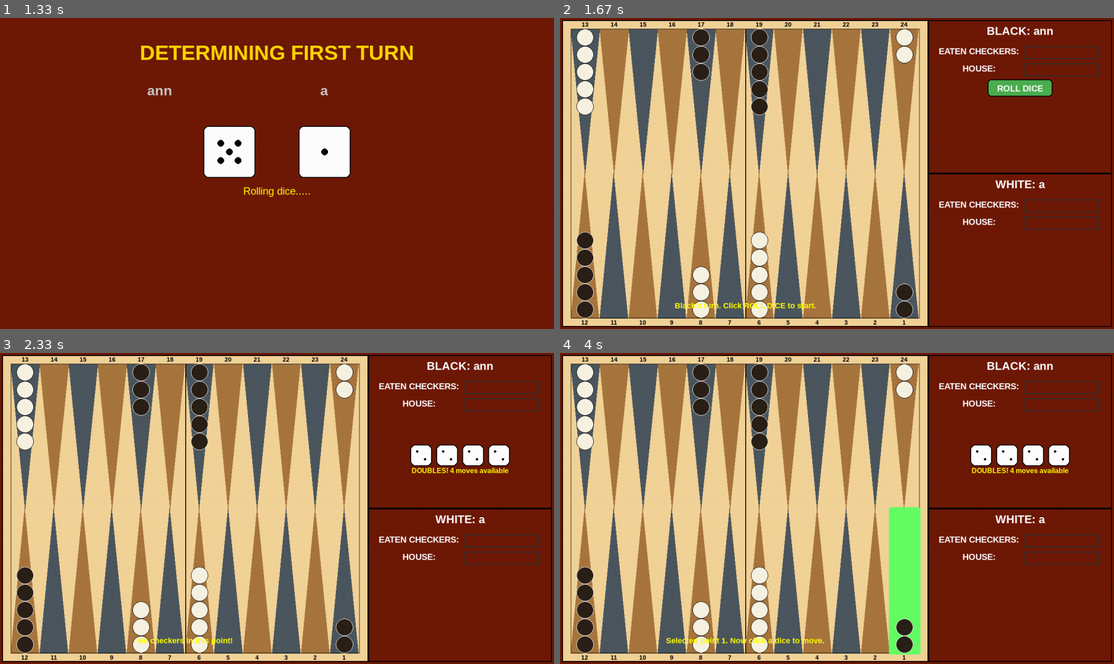
Above: before the commit, frames 1-4 (two rows, left to right).
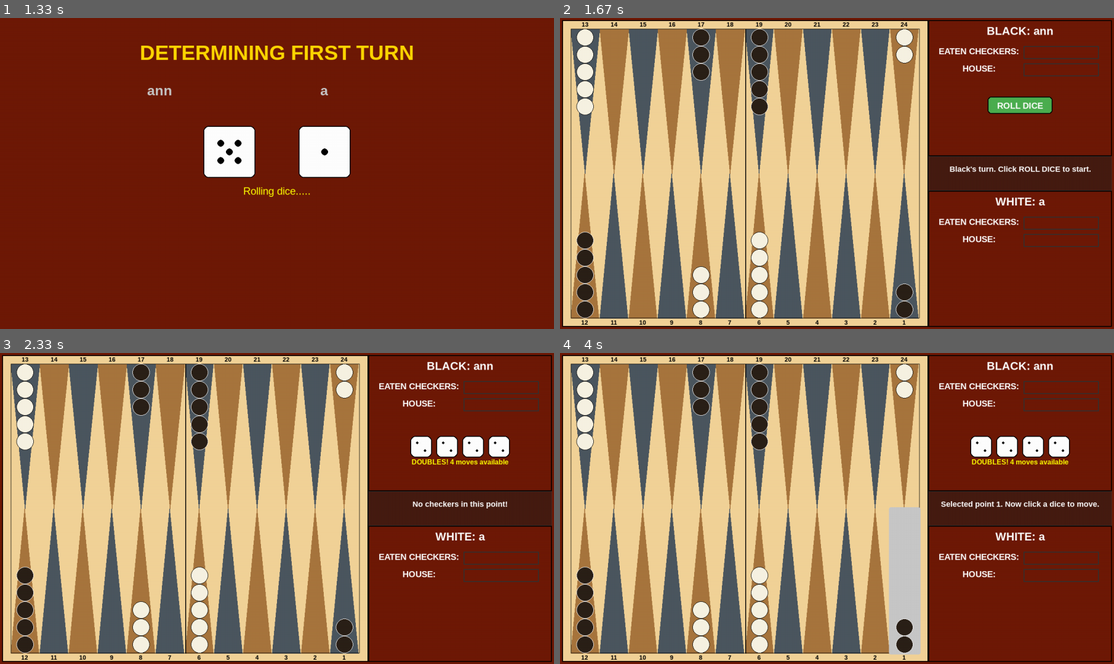
Above: after the commit, the same moments.

Repository: um-computacion/computacion-2025-backgammon-josefinaPorolli
Game: pygame game, started from pygame_ui/game_interface.py
The game is run twice, just before and just after one commit, with the same random seed, the same clock (stepped at 60 frames per second) and the same inputs.
Inputs (mouse positions are in pixels of both pictures, inside the frame that each line leads up to):
- Up to frame 1 (1.33 s): type "ann" at 0.33 s; tap Enter at 0.67, 1.02 s; type "a" at 0.88 s
- Up to frame 2 (1.67 s): click (665, 126) at 1.48 s
- Up to frame 3 (2.33 s): click "ROLL DICE" at 1.82 s; click (288, 402) at 2.15 s
- Up to frame 4 (4 s): click (698, 436) at 2.48 s; click (820, 455) at 2.82 s; click (759, 443) at 3.15 s; click (626, 440) at 3.48 s; click (903, 580) at 3.82 s

Frame 1 is identical in both runs. In frame 2, 6.2% of the frame differs, in the area x 20-100%, y 19-94%; in frame 3, 6.1%; in frame 4, 8.7%, in the area x 19-100%, y 26-98%.

Commit message:
Pygame: finished game

Diff:
--- a/pygame_ui/game_interface.py
+++ b/pygame_ui/game_interface.py
@@ -47,6 +47,9 @@
 message_color = INFO_COLOR  # Color of the current message
 has_valid_moves = True  # Flag to check if there are valid moves
 skip_turn_button = None  # Button to skip turn when no moves available
+used_dice_values = []  # Track which dice values have been used
+black_player_name = ""  # Store black player's name
+white_player_name = ""  # Store white player's name
 
 class Button:
     def __init__(self, x, y, width, height, text, color=BUTTON_COLOR, hover_color=BUTTON_HOVER_COLOR):
@@ -171,17 +174,19 @@
 
     return black_name, white_name
 
-def draw_dice(screen, rect, value, is_selected=False):
-    """Draws the dice with optional selection highlight"""
+def draw_dice(screen, rect, value, is_selected=False, is_used=False):
+    """Draws the dice with optional selection highlight and used state"""
     # Background with selection highlight
     if is_selected:
         pygame.draw.rect(screen, (255, 255, 100), rect.inflate(8, 8), border_radius=14)
 
-    pygame.draw.rect(screen, WHITE, rect, border_radius=12)
+    # Use gray background for used dice
+    background_color = (180, 180, 180) if is_used else WHITE
+    pygame.draw.rect(screen, background_color, rect, border_radius=12)
     pygame.draw.rect(screen, BLACK, rect, 2, border_radius=12)
 
     dot_radius = rect.width // 15
-    dot_color = BLACK
+    dot_color = (100, 100, 100) if is_used else BLACK  # Lighter dots for used dice
 
     # Realtive positions
     center_x, center_y = rect.center
@@ -373,9 +378,34 @@
             "direction": "up"
         }
 
-    # Add special areas
-    point_mapping["BEaten"] = {"rect": pygame.Rect(0, 0, 100, 50), "direction": "none"}
-    point_mapping["WEaten"] = {"rect": pygame.Rect(0, 0, 100, 50), "direction": "none"}
+    # Add beaten areas from player controls
+    # Black player control area (top)
+    black_control_left = MARGIN + (WIDTH - 2*MARGIN) * 2 // 3  # Inicio del panel de control
+    point_mapping["BEaten"] = {
+        "rect": pygame.Rect(
+            black_control_left + 220,  # Posición X absoluta
+            MARGIN + 60,  # Posición Y absoluta para el panel negro (black_player_control.top + 60)
+            (WIDTH - 2*MARGIN) // 3 - 250,  # Ancho
+            30  # Alto
+        ),
+        "direction": "none"
+    }
+
+    # Compute same layout values used in draw_general_interface so coordinates match
+    message_area_height = 80
+    HEIGHT_player_control = (HEIGHT - 2*MARGIN - message_area_height) // 2
+
+    # White player control area (bottom) - align with draw_general_interface
+    white_control_top = MARGIN + HEIGHT_player_control + message_area_height
+    point_mapping["WEaten"] = {
+        "rect": pygame.Rect(
+            black_control_left + 220,  # Misma X que el negro
+            white_control_top + 60,  # Posición Y absoluta para el panel blanco (white_player_control.top + 60)
+            (WIDTH - 2*MARGIN) // 3 - 250,  # Ancho
+            30  # Alto
+        ),
+        "direction": "none"
+    }
 
     return point_mapping
 
@@ -386,7 +416,7 @@
 
     # Draw selection highlight
     if is_selected:
-        pygame.draw.rect(screen, (100, 255, 100), point_rect.inflate(6, 6), border_radius=4)
+        pygame.draw.rect(screen, (200, 200, 200), point_rect.inflate(6, 6), border_radius=4)
 
     checker_radius = min(point_rect.width, 20)
     spacing = checker_radius * 2
@@ -456,7 +486,7 @@
 
 def roll_dice():
     """Roll the dice and update game state"""
-    global dice_rolled, current_dice_values, available_moves, selected_point, current_message, has_valid_moves
+    global dice_rolled, current_dice_values, available_moves, selected_point, current_message, has_valid_moves, used_dice_values
 
     # Roll the dice
     dice1_val = game.__dice1__.roll()
@@ -466,6 +496,7 @@
     dice_rolled = True
     selected_point = None
     current_message = ""
+    used_dice_values = []  # Reset used dice values
 
     # Initialize available moves list
     available_moves = []
@@ -506,6 +537,7 @@
 
 def draw_dice_section(screen, player_control_rect, dice_values, is_doubles=False, selected_dice=None):
     """Draw dice section for a specific player with clickable dice"""
+    global used_dice_values
     dice_size = 50
     spacing = 10
 
@@ -521,6 +553,7 @@
     # Draw dice
     if is_doubles:
         # Draw 4 dice for doubles
+        remaining_moves = available_moves.count(dice_values[0])  # Count remaining moves for doubles
         for i in range(4):
             dice_rect = pygame.Rect(
                 start_x + i * (dice_size + spacing),
@@ -529,7 +562,8 @@
                 dice_size
             )
             is_selected = (selected_dice == dice_values[0])
-            draw_dice(screen, dice_rect, dice_values[0], is_selected)  # All same value for doubles
+            is_used = (i >= remaining_moves)  # Mark as used if we've used this many moves
+            draw_dice(screen, dice_rect, dice_values[0], is_selected, is_used)
     else:
         # Draw 2 dice for normal roll
         for i in range(2):
@@ -540,7 +574,8 @@
                 dice_size
             )
             is_selected = (selected_dice == dice_values[i])
-            draw_dice(screen, dice_rect, dice_values[i], is_selected)
+            is_used = dice_values[i] not in available_moves  # Check if this value has been used
+            draw_dice(screen, dice_rect, dice_values[i], is_selected, is_used)
 
 def get_clicked_dice(mouse_pos, player_control_rect, dice_values, is_doubles=False):
     """Check if a dice was clicked and return its value"""
@@ -607,8 +642,10 @@
         # Check for winner
         winner = game.check_winner()
         if winner != "None":
-            current_message = f"🎉 {winner} WINS THE GAME! 🎉"
+            winner_name = black_player_name if winner == "Black" else white_player_name
+            current_message = f"{winner_name} ({winner}) WINS THE GAME!"
             dice_rolled = False  # Prevent further moves
+            game.set_turn("None")  # Set turn to None to prevent further rolls
             return True
 
         # If no moves left, end turn
@@ -676,8 +713,11 @@
         HEIGHT - 2*MARGIN
     )
 
-    # Divide the right quadrant into 2 equal parts (top and bottom)
-    HEIGHT_player_control = (HEIGHT - 2*MARGIN) // 2
+    # Define message area height
+    message_area_height = 80  # Altura para el área de mensajes
+
+    # Adjust player control heights to accommodate message area
+    HEIGHT_player_control = (HEIGHT - 2*MARGIN - message_area_height) // 2
 
     # Mini superior square for black player control
     black_player_control = pygame.Rect(
@@ -687,10 +727,18 @@
         HEIGHT_player_control
     )
 
+    # Message area in the middle
+    message_area = pygame.Rect(
+        MARGIN + left_width,
+        MARGIN + HEIGHT_player_control,
+        right_width,
+        message_area_height
+    )
+
     # Mini inferior square for white player control
     white_player_control = pygame.Rect(
         MARGIN + left_width,
-        MARGIN + HEIGHT_player_control,
+        MARGIN + HEIGHT_player_control + message_area_height,
         right_width,
         HEIGHT_player_control
     )
@@ -725,6 +773,8 @@
     font = pygame.font.SysFont('Arial', 14, bold=True)
 
     # Draw points and numbers
+
+
 
     # Upper left quadrant (points 13-18) - pointing DOWN
     for i in range(6):
@@ -858,7 +908,7 @@
     board_state = game.__board__.get_board()
 
     for point_num, point_data in point_mapping.items():
-        if point_num in board_state:  # Only draw if point exists in board state
+        if point_num in board_state and point_num not in ["BEaten", "WEaten"]:  # Skip BEaten/WEaten here
             checkers_in_point = board_state.get(point_num, [])
             is_selected = (selected_point == point_num)
             if checkers_in_point:
@@ -900,7 +950,33 @@
     pygame.draw.rect(screen, (50, 50, 50), white_eaten_area, 2)
     pygame.draw.rect(screen, (50, 50, 50), white_house_area, 2)
 
-    # Draw checkers in special areas.
+    # Draw special areas (Eaten and House) with selection highlight
+    current_turn = game.get_turn()
+
+    # Draw eaten areas with highlight if they have checkers or are selected
+    board_state = game.__board__.get_board()
+    black_has_eaten = len(board_state.get("BEaten", [])) > 0
+    white_has_eaten = len(board_state.get("WEaten", [])) > 0
+
+    # Highlight for black eaten area
+    if black_has_eaten and current_turn == "Black":
+        pygame.draw.rect(screen, (80, 80, 80), black_eaten_area)  # Fondo más oscuro
+    if selected_point == "BEaten":
+        pygame.draw.rect(screen, (100, 255, 100), black_eaten_area, 3)  # Borde verde más grueso
+
+    # Highlight for white eaten area
+    if white_has_eaten and current_turn == "White":
+        pygame.draw.rect(screen, (80, 80, 80), white_eaten_area)  # Fondo más oscuro
+    if selected_point == "WEaten":
+        pygame.draw.rect(screen, (100, 255, 100), white_eaten_area, 3)  # Borde verde más grueso
+
+    # Draw borders for all areas
+    pygame.draw.rect(screen, (50, 50, 50), black_eaten_area, 2)
+    pygame.draw.rect(screen, (50, 50, 50), black_house_area, 2)
+    pygame.draw.rect(screen, (50, 50, 50), white_eaten_area, 2)
+    pygame.draw.rect(screen, (50, 50, 50), white_house_area, 2)
+
+    # Draw checkers in special areas
     draw_checkers_in_area(screen, black_eaten_area, board_state.get("BEaten", []))
     draw_checkers_in_area(screen, black_house_area, board_state.get("BHouse", []))
     draw_checkers_in_area(screen, white_eaten_area, board_state.get("WEaten", []))
@@ -908,10 +984,10 @@
 
     # Position buttons for rolling dice
     roll_button_black.rect.centerx = black_player_control.centerx
-    roll_button_black.rect.centery = black_player_control.centery - 20
+    roll_button_black.rect.centery = black_player_control.centery + 40
 
     roll_button_white.rect.centerx = white_player_control.centerx
-    roll_button_white.rect.centery = white_player_control.centery - 20
+    roll_button_white.rect.centery = white_player_control.centery + 40
 
     # Position skip turn button
     skip_turn_button.rect.centerx = black_player_control.centerx if game.get_turn() == "Black" else white_player_control.centerx
@@ -924,12 +1000,40 @@
     # Show current turn
     turn_font = pygame.font.SysFont('Arial', 24, bold=True)
 
-    # Show game message
+    # Show game message in the dedicated message area
     if current_message:
         message_font = pygame.font.SysFont('Arial', 18, bold=True)
-        message_text = message_font.render(current_message, True, message_color)
-        message_rect = message_text.get_rect(center=(board_square.centerx, board_square.bottom - 50))
-        screen.blit(message_text, message_rect)
+
+        # Dividir el mensaje en líneas si es muy largo
+        words = current_message.split()
+        lines = []
+        current_line = words[0]
+        for word in words[1:]:
+            test_line = current_line + " " + word
+            test_surface = message_font.render(test_line, True, WHITE)
+            if test_surface.get_width() < right_width - 20:  # Margen de 10px a cada lado
+                current_line = test_line
+            else:
+                lines.append(current_line)
+                current_line = word
+        lines.append(current_line)
+
+        # Dibujar fondo semi-transparente para el mensaje
+        message_background = pygame.Surface((message_area.width, message_area.height))
+        message_background.set_alpha(128)
+        message_background.fill((30, 30, 30))  # Un poco más oscuro para mejor contraste
+        screen.blit(message_background, message_area)
+
+        # Dibujar borde del área de mensajes
+        pygame.draw.rect(screen, (50, 50, 50), message_area, 1)
+
+        # Dibujar cada línea del mensaje
+        y_offset = message_area.centery - (len(lines) * 22 // 2)  # Reducido el espaciado vertical
+        for line in lines:
+            text_surface = message_font.render(line, True, WHITE)
+            text_rect = text_surface.get_rect(center=(message_area.centerx, y_offset))
+            screen.blit(text_surface, text_rect)
+            y_offset += 22  # Reducido el espaciado entre líneas
 
     if dice_rolled:
         # Show dice only for the current player
@@ -959,17 +1063,21 @@
             skip_turn_button.visible = False
 
     else:
-        # Show roll button only for the current player
-        if current_turn == "Black":
-            roll_button_black.visible = True
-            roll_button_black.check_hover(mouse_pos)
-            roll_button_black.draw(screen)
+        # Show roll button only for the current player and if there's no winner
+        if current_turn != "None":  # Si no hay ganador
+            if current_turn == "Black":
+                roll_button_black.visible = True
+                roll_button_black.check_hover(mouse_pos)
+                roll_button_black.draw(screen)
+                roll_button_white.visible = False
+            else:
+                roll_button_white.visible = True
+                roll_button_white.check_hover(mouse_pos)
+                roll_button_white.draw(screen)
+                roll_button_black.visible = False
+        else:
+            roll_button_black.visible = False
             roll_button_white.visible = False
-        else:
-            roll_button_white.visible = True
-            roll_button_white.check_hover(mouse_pos)
-            roll_button_white.draw(screen)
-            roll_button_black.visible = False
 
         skip_turn_button.visible = False
 
@@ -1020,10 +1128,11 @@
     global dice_rolled, current_dice_values, selected_point, current_message, has_valid_moves
 
     # Get player names
-    black_name, white_name = get_player_names()
+    global black_player_name, white_player_name
+    black_player_name, white_player_name = get_player_names()
 
     # Determine first turn
-    first_turn = determine_first_turn(black_name, white_name)
+    first_turn = determine_first_turn(black_player_name, white_player_name)
     game.set_turn(first_turn)
 
     # Initialize game message
@@ -1064,19 +1173,23 @@
                     # Check if a dice was clicked (if a point is already selected)
                     if selected_point:
                         player_control = None
+                        # Use the same player control areas as in draw_general_interface
+                        message_area_height = 80
+                        HEIGHT_player_control = (HEIGHT - 2*MARGIN - message_area_height) // 2
+
                         if current_turn == "Black":
                             player_control = pygame.Rect(
                                 MARGIN + (WIDTH - 2*MARGIN) * 2 // 3,
                                 MARGIN,
                                 (WIDTH - 2*MARGIN) // 3,
-                                (HEIGHT - 2*MARGIN) // 2
+                                HEIGHT_player_control
                             )
                         else:
                             player_control = pygame.Rect(
                                 MARGIN + (WIDTH - 2*MARGIN) * 2 // 3,
-                                MARGIN + (HEIGHT - 2*MARGIN) // 2,
+                                MARGIN + HEIGHT_player_control + message_area_height,
                                 (WIDTH - 2*MARGIN) // 3,
-                                (HEIGHT - 2*MARGIN) // 2
+                                HEIGHT_player_control
                             )
 
                         is_doubles = current_dice_values[0] == current_dice_values[1]
@@ -1094,7 +1207,7 @@
                             current_message = "This dice value is not available or already used!"
 
         # Draw the interface
-        draw_general_interface(black_name, white_name)
+        draw_general_interface(black_player_name, white_player_name)
 
     pygame.quit()
     sys.exit()
Not shown, changed: CHANGELOG.md
